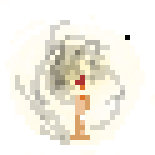
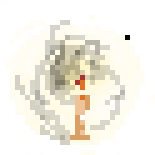
Comparing the layer stacks of the two (155, 155) images. Changes:
painted on "candle" over <box>80,80,85,85</box>
